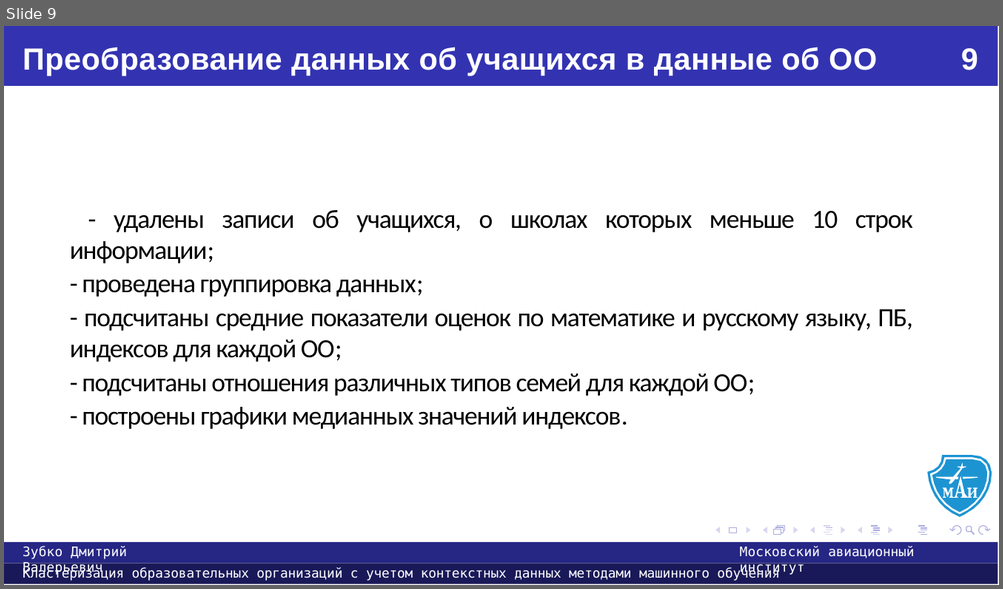
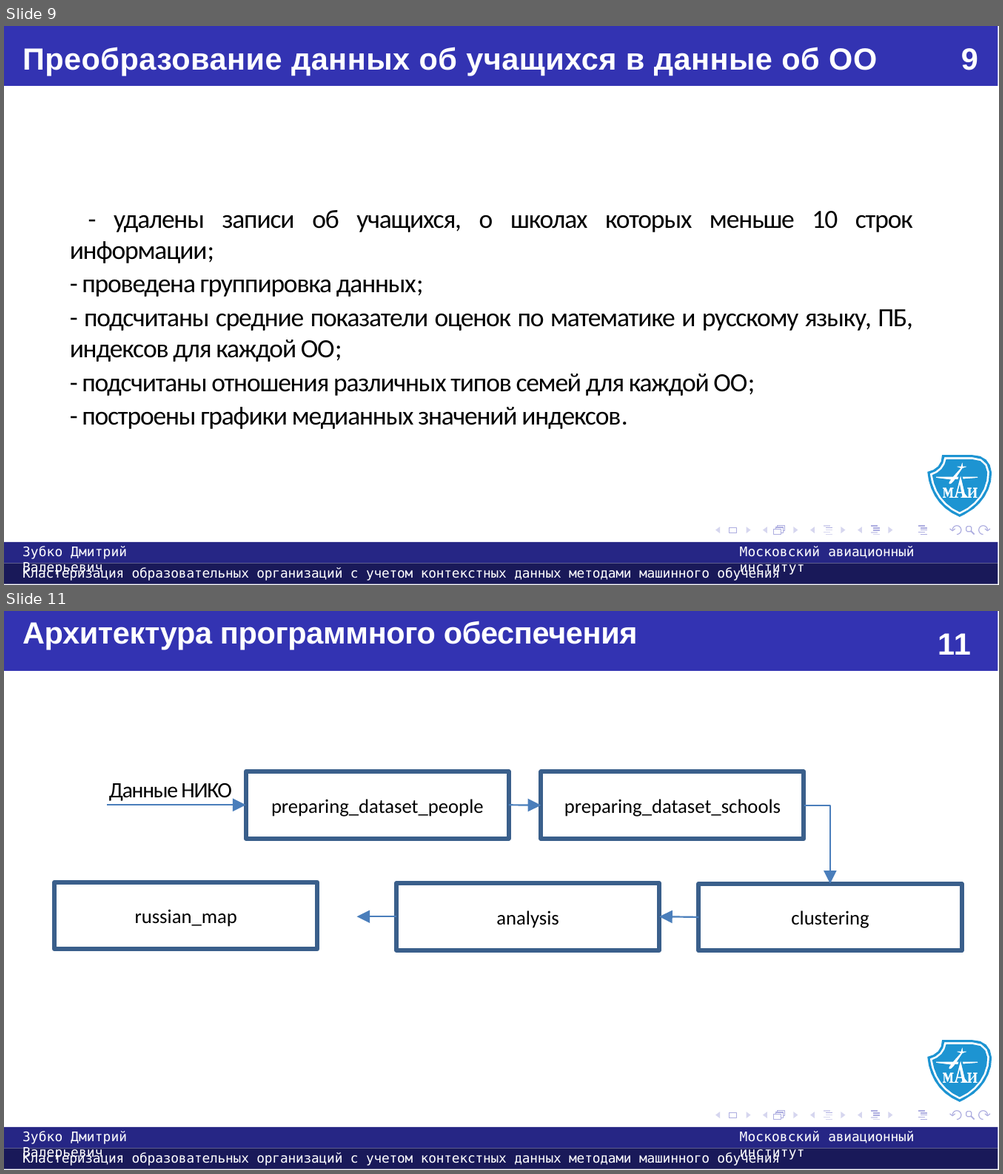
Before and after one commit to usernameMAI/diploma, a slide deck: Презентация.pptx. Shown one above the other, each under a label of ours: slide 9 before the commit, slides 9 and 11 after it; the slides between them are not shown. The pictures are 1003x589 and 1003x1174 pixels, drawn with LibreOffice and Linux fonts; fonts in the diff are those of the drawing. Boxes give left, top, right and bottom in pixels: in the first picture for what was removed or moved away, otherwise in the second. Text is boxed around its words. In the diff, an @@ line names an element or a change of style, - is before the commit and + after.

```diff
--- a/Презентация.pptx
+++ b/Презентация.pptx
@@ slide 11 added at bbox=[4, 611, 999, 1170], background #FFFFFF; not listed: 17 template elements that a slide beside it also shows @@
@@ title added at bbox=[22, 621, 637, 649], 14 pt, text #FFFFFF, bold @@
+Архитектура программного обеспечения
@@ text added at bbox=[937, 633, 970, 655], 14 pt, text #FFFFFF, bold @@
+11
@@ text added at bbox=[109, 783, 232, 801], 10 pt, text #000000 @@
+Данные НИКО
@@ rectangle added at bbox=[245, 772, 509, 840], fill #FFFFFF, outline #3A5F8C 2 pt, 9 pt, text #000000 @@
+preparing_dataset_people
@@ rectangle added at bbox=[540, 772, 803, 840], fill #FFFFFF, outline #3A5F8C 2 pt, 9 pt, text #000000 @@
+preparing_dataset_schools
@@ arrow added from (106, 805) to (245, 805), #4B7EBC 0.75 pt @@
@@ arrow added from (509, 805) to (540, 805), #4B7EBC 0.75 pt @@
@@ elbow arrow added from (803, 805) to (830, 883), #4B7EBC 0.75 pt @@
@@ rectangle added at bbox=[54, 882, 318, 950], fill #FFFFFF, outline #3A5F8C 2 pt, 9 pt, text #000000 @@
+russian_map
@@ rectangle added at bbox=[396, 883, 660, 951], fill #FFFFFF, outline #3A5F8C 2 pt, 9 pt, text #000000 @@
+analysis
@@ rectangle added at bbox=[697, 883, 961, 951], fill #FFFFFF, outline #3A5F8C 2 pt, 9 pt, text #000000 @@
+clustering
@@ arrow added from (396, 917) to (357, 917), #4B7EBC 0.75 pt @@
@@ arrow added from (697, 917) to (658, 917), #4B7EBC 0.75 pt @@
@@ freeform shape added at bbox=[4, 1128, 997, 1148], fill #262685 @@
@@ text added at bbox=[22, 1131, 127, 1161], 6 pt, text #FFFFFF @@
+Зубко Дмитрий Валерьевич
@@ text added at bbox=[740, 1131, 913, 1161], 6 pt, text #FFFFFF @@
+Московский авиационный институт
@@ freeform shape added at bbox=[4, 1148, 997, 1169], fill #191959 @@
@@ text added at bbox=[22, 1153, 780, 1166], 6 pt, text #FFFFFF @@
+Кластеризация образовательных организаций с учетом контекстных данных методами машинного обучения
```
Also in this commit, not shown: 20 slides changed, 3 other slides added, 2 other files.
